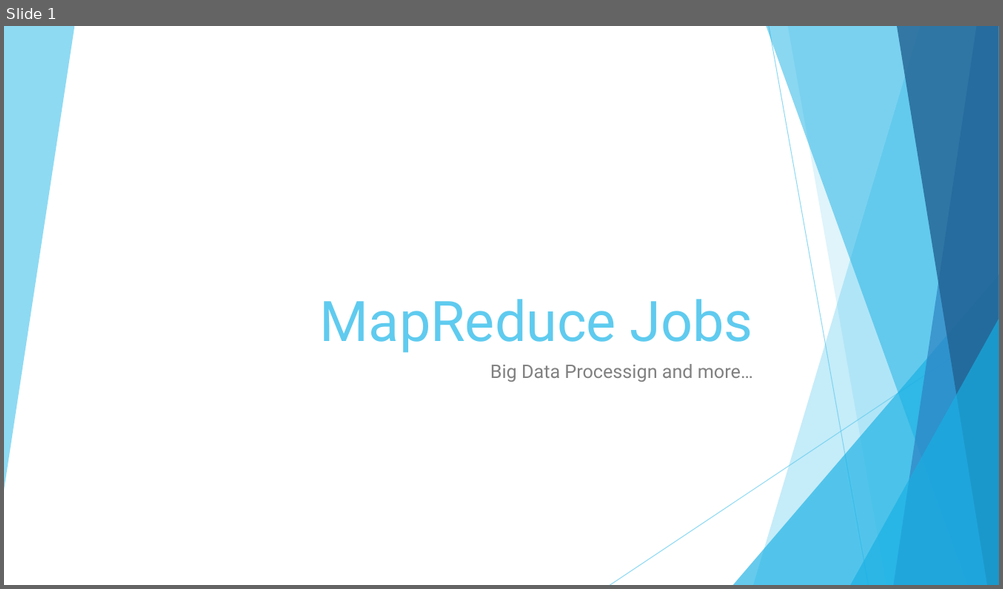
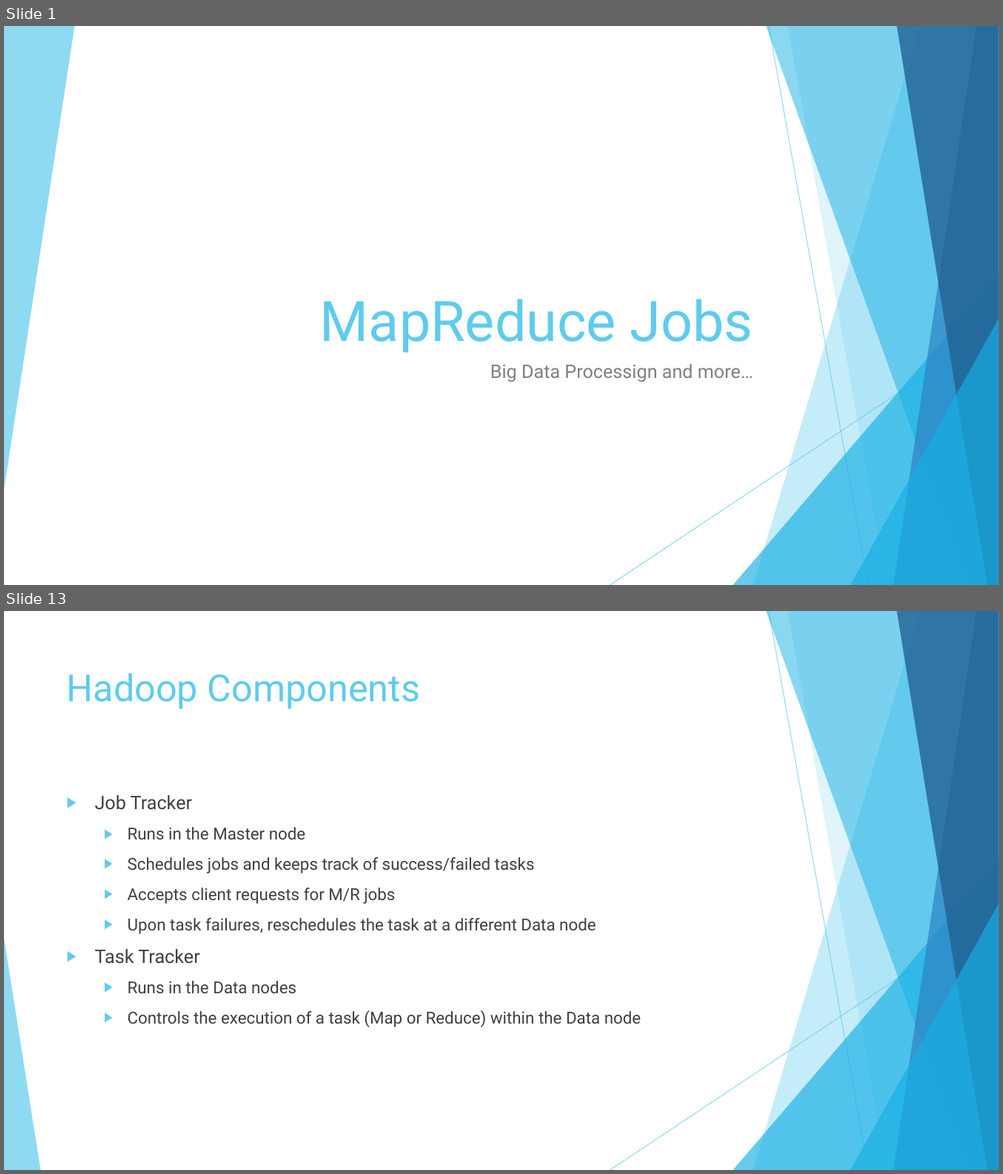
Before and after one commit to number8/blog, a slide deck: 2013-09/hadoop-map-reduce/MapReduce.pptx. Shown one above the other, each under a label of ours: slide 1 before the commit, slides 1 and 13 after it; the slides between them are not shown. The pictures are 1003x589 and 1003x1174 pixels, drawn with LibreOffice and Linux fonts; fonts in the diff are those of the drawing. Boxes give left, top, right and bottom in pixels: in the first picture for what was removed or moved away, otherwise in the second. Text is boxed around its words. In the diff, an @@ line names an element or a change of style, - is before the commit and + after.

```diff
--- a/2013-09/hadoop-map-reduce/MapReduce.pptx
+++ b/2013-09/hadoop-map-reduce/MapReduce.pptx
@@ slide 13 added at [4,611,999,1170], background #FFFFFF; not listed: 9 template elements that a slide beside it also shows @@
@@ title added at [67,673,420,709], 36 pt, text #5FCBEF @@
+Hadoop Components
@@ text added at [95,795,641,1028], 16 pt, text #404040 @@
+▶ Job Tracker
+  ▶ Runs in the Master node
+  ▶ Schedules jobs and keeps track of success/failed tasks
+  ▶ Accepts client requests for M/R jobs
+  ▶ Upon task failures, reschedules the task at a different Data node
+▶ Task Tracker
+  ▶ Runs in the Data nodes
+  ▶ Controls the execution of a task (Map or Reduce) within the Data node
@@ triangle added at [4,939,40,1170], fill #5FCBEF at 70% opacity @@
```
Also in this commit, not shown: 1 slide changed, 18 other slides added, 1 slide removed, 8 other files.
